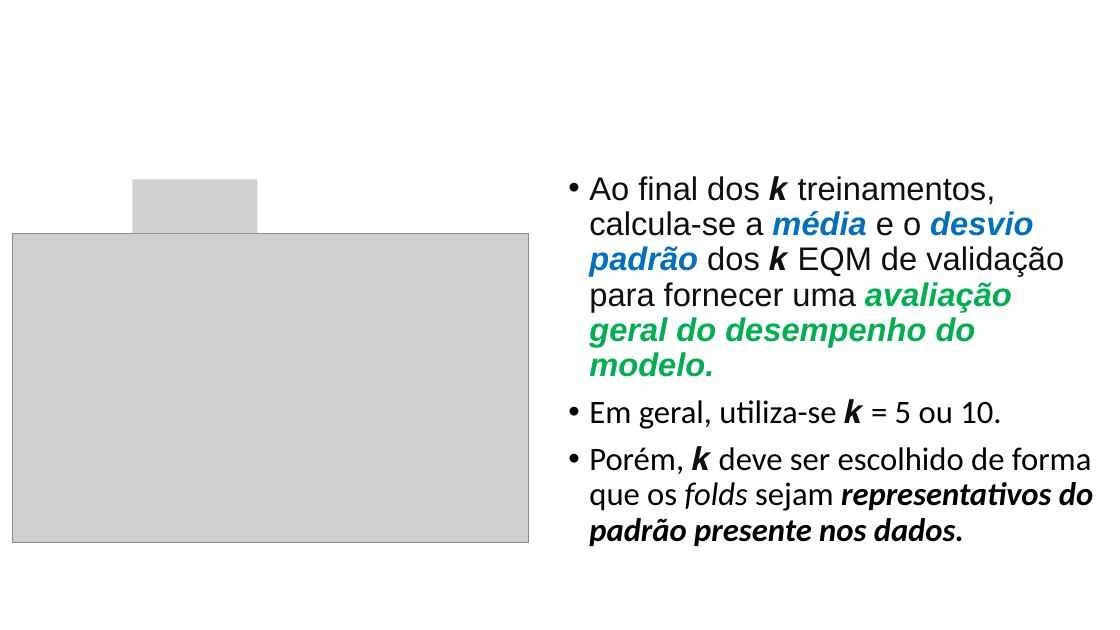
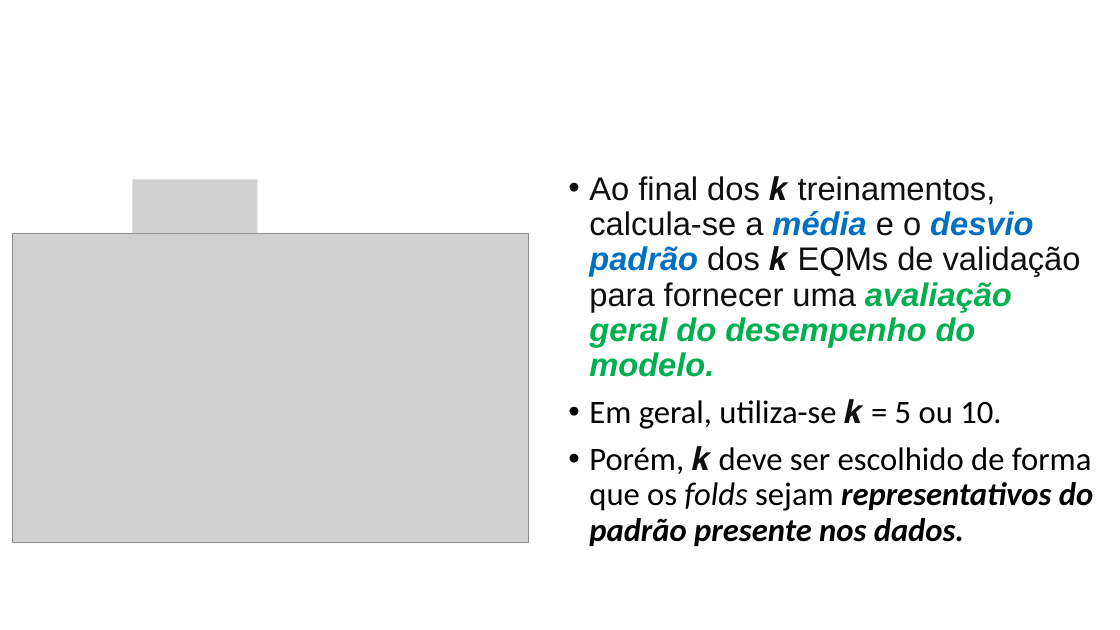
Before and after one commit to zz4fap/t319_aprendizado_de_maquina, a slide deck: slide 10 of slides/T319_Regressão_Linear (Parte V).pptx. Drawn at 1120x630 pixels with LibreOffice and Linux fonts; fonts in the diff are those of the drawing; grey boxes stand for pictures. Boxes give left, top, right and bottom in pixels: in the first picture for what was removed or moved away, otherwise in the second. Text is boxed around its words. In the diff, an @@ line names an element or a change of style, - is before the commit and + after.

```diff
--- a/slides/T319_Regressão_Linear (Parte V).pptx
+++ b/slides/T319_Regressão_Linear (Parte V).pptx
@@ text at [589, 176, 1081, 377]: text changed @@
-• Ao final dos 𝒌 treinamentos, calcula-se a média e o desvio padrão dos 𝒌 EQM de validação para fornecer uma avaliação geral do desempenho do modelo.
+• Ao final dos 𝒌 treinamentos, calcula-se a média e o desvio padrão dos 𝒌 EQMs de validação para fornecer uma avaliação geral do desempenho do modelo.
```
Also in this commit, not shown: 6 other slides changed, 3 other files.
